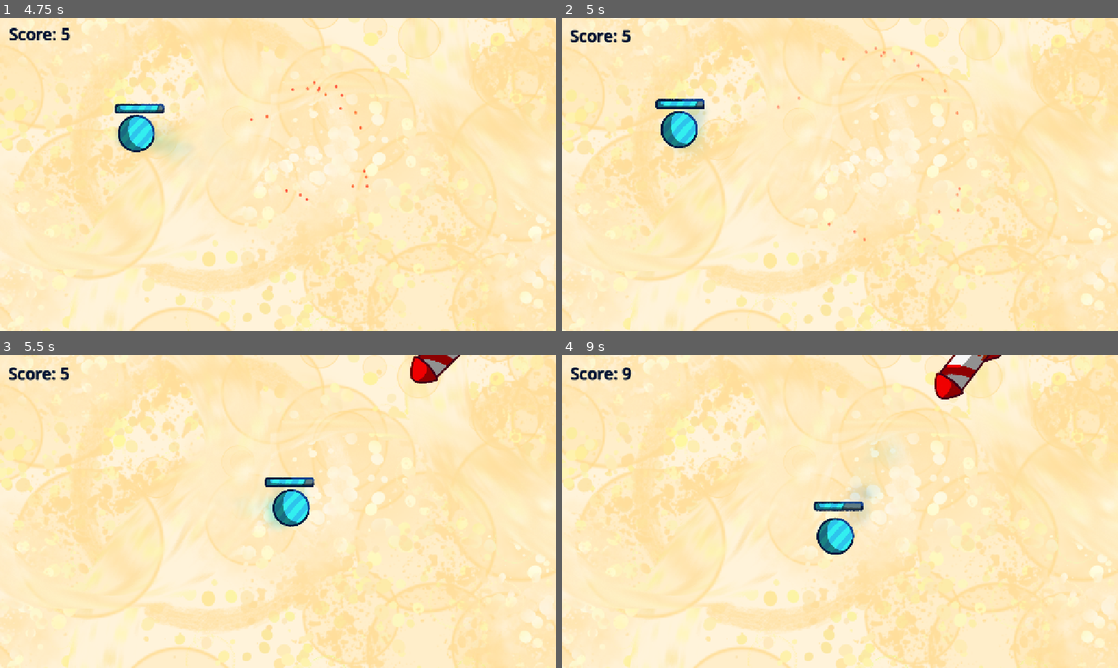
Above: before the commit, frames 1-4 (two rows, left to right).
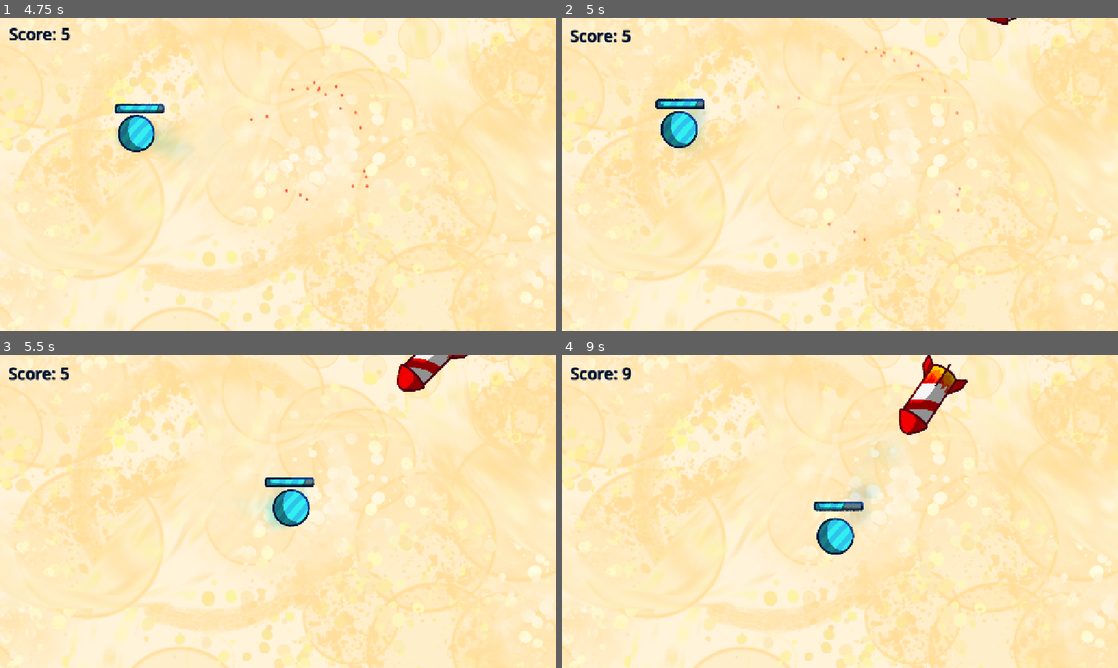
Above: after the commit, the same moments.

Repository: onebobtwobobredbobbluebob/dot-dodge-game
Game: Godot game, scene res://main/main.tscn
Same seed, same stepped clock (60 frames per second), same inputs: the game is played once before the commit and once after it. Before the commit the project starts from res://world/world.tscn.
Inputs (mouse positions are in pixels of both pictures, inside the frame that each line leads up to):
- Up to frame 1 (4.75 s): tap Enter at 0.5 s; move the mouse to (400, 158) at 0.52 s; hold Right 0.53-1.28 s; tap Alt at 0.6, 2.1, 3.6 s; click (400, 158) at 0.67 s; move the mouse to (166, 190) at 1.27 s; hold Down 1.28-2.03 s; tap Shift at 1.35, 2.85, 4.35 s; move the mouse to (333, 105) at 2.02 s; hold Right 2.03-2.78 s; move the mouse to (250, 237) at 2.77 s; hold Up 2.78-3.53 s; click (250, 237) at 2.92 s; move the mouse to (444, 221) at 3.52 s; hold Left from 3.53 s (still down); move the mouse to (111, 127) at 4.27 s
- Up to frame 2 (5 s): keep holding Left
- Up to frame 3 (5.5 s): move the mouse to (305, 511) at 5.02 s; release Left at 5.03 s; hold Down from 5.03 s (still down); tap Alt at 5.1 s; click (305, 511) at 5.17 s
- Up to frame 4 (9 s): move the mouse to (756, 433) at 5.77 s; release Down at 5.78 s; hold Right 5.78-6.53 s; tap Shift at 5.85, 7.35, 8.85 s; move the mouse to (962, 495) at 6.52 s; hold Up 6.53-7.28 s; tap Alt at 6.6, 8.1 s; move the mouse to (728, 527) at 7.27 s; hold Right 7.28-8.03 s; click (728, 527) at 7.42 s; move the mouse to (895, 442) at 8.02 s; hold Down 8.03-8.78 s; move the mouse to (812, 574) at 8.77 s; hold Left from 8.78 s (still down)

Frame 1 is identical in both runs. In frame 2, less than 0.1% of the frame differs, in the area x 76-82%, y 0-3%; in frame 3, 0.8%; in frame 4, 1.9%, in the area x 60-79%, y 0-26%.

Commit message:
added death and score and finishing touches

Diff:
--- a/global/game_state.gd
+++ b/global/game_state.gd
@@ -3,3 +3,4 @@
 const CENTER = Vector2(640, 360)
 var camera: Camera2D
 var player: CharacterBody2D
+var alive: bool
--- /dev/null
+++ b/main/label_2.gd
@@ -0,0 +1,4 @@
+extends Label
+
+func set_score(score: int):
+	text = "also btw you got a score of " + str(score) + " so good job"
--- /dev/null
+++ b/main/main.gd
@@ -0,0 +1,20 @@
+extends Node2D
+
+var timer: float = 0
+
+func _ready() -> void:
+	GameState.alive = true
+
+func _process(delta: float) -> void:
+	if GameState.alive == false:
+		$World.visible = false
+	else:
+		if timer > 1.5:
+			GameState.alive = false
+			$Label2.set_score(int(round($World/Label.timer)))
+		if GameState.player.health <= 0:
+			timer += delta
+			GameState.camera.shake = 50
+		else:
+			timer = 0
+	print(timer)
--- a/main/main.tscn
+++ b/main/main.tscn
@@ -1,7 +1,38 @@
 [gd_scene format=3 uid="uid://cij2bqbypbds4"]
 
-[ext_resource type="PackedScene" uid="uid://dxh0pfwuagmd8" path="res://player/player.tscn" id="1_53q0u"]
+[ext_resource type="Script" uid="uid://sfeyq4kvvhu7" path="res://main/main.gd" id="1_pjrb6"]
+[ext_resource type="Texture2D" uid="uid://cctawv3j0qiu" path="res://assets/bob.png" id="2_c651c"]
+[ext_resource type="PackedScene" uid="uid://b3ow5ef8lcb2r" path="res://world/world.tscn" id="2_xwkvk"]
+[ext_resource type="Script" uid="uid://bfyv1sm0iv5nn" path="res://main/label_2.gd" id="3_c651c"]
 
 [node name="Main" type="Node2D" unique_id=1763812037]
+script = ExtResource("1_pjrb6")
 
-[node name="Player" parent="." unique_id=759726213 instance=ExtResource("1_53q0u")]
+[node name="Sprite2D" type="Sprite2D" parent="." unique_id=280914421]
+position = Vector2(270, -31)
+texture = ExtResource("2_c651c")
+
+[node name="Label2" type="Label" parent="." unique_id=2054072532]
+offset_left = -527.0
+offset_top = 146.0
+offset_right = 473.0
+offset_bottom = 437.0
+theme_override_font_sizes/font_size = 28
+text = "also btw you got a score of "
+script = ExtResource("3_c651c")
+
+[node name="Label" type="Label" parent="." unique_id=681835781]
+offset_left = -526.0
+offset_top = -185.0
+offset_right = 474.0
+offset_bottom = 106.0
+theme_override_font_sizes/font_size = 28
+text = "oh welp you ded
+
+i forgot to add reset option so ig death is perma now
+
+gotta reload to restart hehe
+
+anyways ill work on this game a lot more next week so itll be better i hope"
+
+[node name="World" parent="." unique_id=556920693 instance=ExtResource("2_xwkvk")]
--- a/project.godot
+++ b/project.godot
@@ -11,7 +11,7 @@
 [application]
 
 config/name="dot-dodge-game"
-run/main_scene="uid://b3ow5ef8lcb2r"
+run/main_scene="uid://cij2bqbypbds4"
 config/features=PackedStringArray("4.7", "GL Compatibility")
 config/icon="res://icon.svg"
 
--- a/world/camera_2d.gd
+++ b/world/camera_2d.gd
@@ -6,6 +6,9 @@
 	GameState.camera = self
 
 func _physics_process(delta: float) -> void:
-	position = Vector2(randf_range(-shake, shake), randf_range(-shake, shake))
-	shake *= 0.92
-	zoom += (Vector2(1, 1) - zoom) * 0.1
+	if GameState.alive:
+		position = Vector2(randf_range(-shake, shake), randf_range(-shake, shake))
+		shake *= 0.92
+		zoom += (Vector2(1, 1) - zoom) * 0.1
+	else:
+		position = Vector2(0, 0)
--- a/world/world.gd
+++ b/world/world.gd
@@ -8,6 +8,44 @@
 	if(timer > goal):
 		var rocket = ROCKET.instantiate()
 		add_child(rocket)
-		goal = randf_range(2, 5)
+		if $Label.timer > 10:
+			if randf_range(0, 1) > 0.4:
+				var rocket2 = ROCKET.instantiate()
+				add_child(rocket2)
+		if $Label.timer > 18:
+			if randf_range(0, 1) > 0.4:
+				var rocket3 = ROCKET.instantiate()
+				add_child(rocket3)
+		if $Label.timer > 25:
+			if randf_range(0, 1) > 0.4:
+				var rocket4 = ROCKET.instantiate()
+				add_child(rocket4)
+			if randf_range(0, 1) > 0.4:
+				var rocket42 = ROCKET.instantiate()
+				add_child(rocket42)
+		if $Label.timer > 35:
+			if randf_range(0, 1) > 0.4:
+				var rocket5 = ROCKET.instantiate()
+				add_child(rocket5)
+			if randf_range(0, 1) > 0.4:
+				var rocket52 = ROCKET.instantiate()
+				add_child(rocket52)
+			if randf_range(0, 1) > 0.4:
+				var rocket53 = ROCKET.instantiate()
+				add_child(rocket53)
+		if $Label.timer > 35:
+			if randf_range(0, 1) > 0.2:
+				var rocket6 = ROCKET.instantiate()
+				add_child(rocket6)
+			if randf_range(0, 1) > 0.2:
+				var rocket62 = ROCKET.instantiate()
+				add_child(rocket62)
+			if randf_range(0, 1) > 0.2:
+				var rocket63 = ROCKET.instantiate()
+				add_child(rocket63)
+			if randf_range(0, 1) > 0.2:
+				var rocket64 = ROCKET.instantiate()
+				add_child(rocket64)
+		goal = randf_range(2 / (1 + ($Label.timer / 20)), 5 / (1 + ($Label.timer / 40)))
 		timer = 0
 	timer += delta
Binary file added: assets/bob.png
Not shown, added: assets/bob.png.import
Not shown, added: export_presets.cfg
Not shown, added: main/label_2.gd.uid
Not shown, added: main/main.gd.uid
